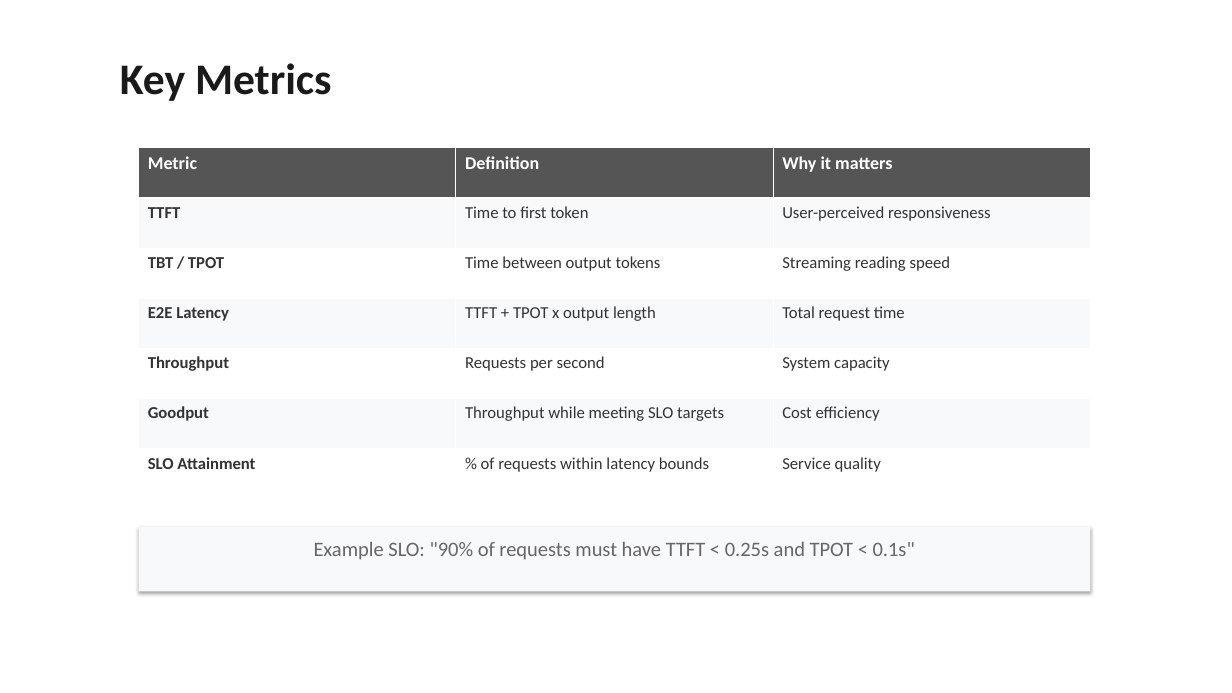
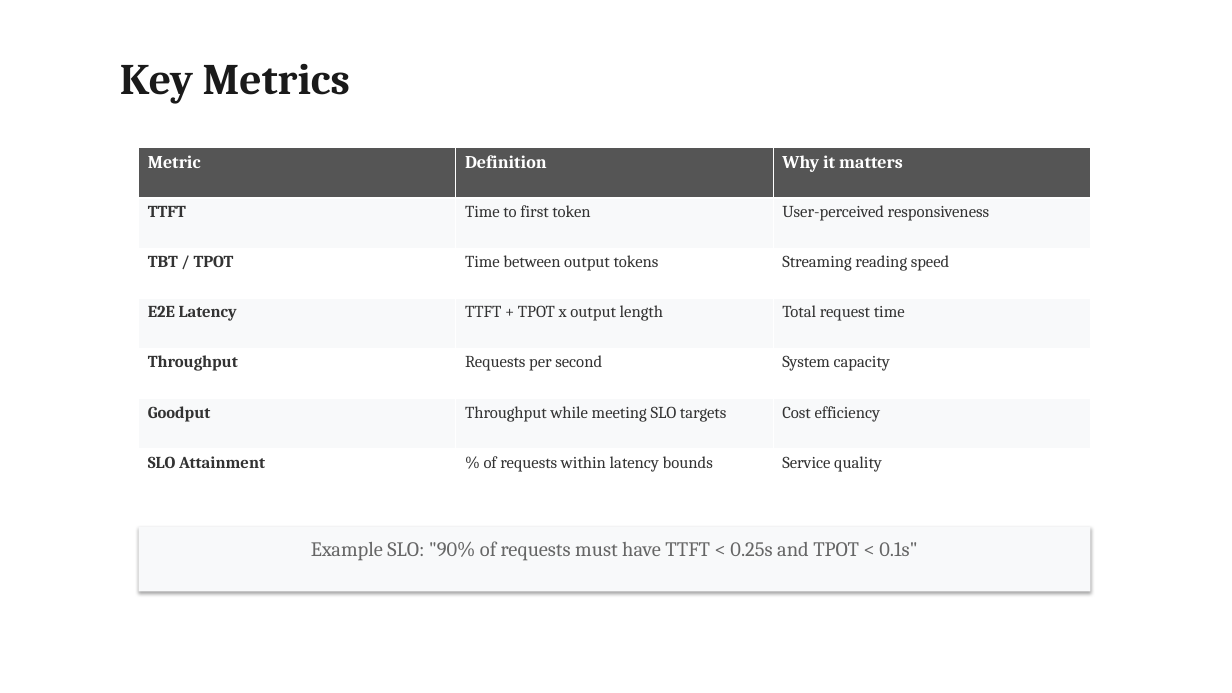
Before and after one commit to beratcelik1/llm-inference-phase-disaggregation, a slide deck: slide 5 of presentation/Phase_Disaggregation_LLM_Inference.pptx. Drawn at 1232x693 pixels with LibreOffice and Linux fonts; fonts in the diff are those of the drawing. Boxes give left, top, right and bottom in pixels: in the first picture for what was removed or moved away, otherwise in the second. Text is boxed around its words. In the diff, an @@ line names an element or a change of style, - is before the commit and + after.

Commit message:
feat: add paper figures to slides, upgrade font, generate PDFs
- Embed 8 key figures from both papers into PPTX (interference,
  traces, architectures, evaluation results, ablation)
- Switch font from Calibri to Palatino Linotype for research look
- Generate PDF versions of both scripts, combined script, and Q&A prep
- 32 slides total (24 content + 8 figure slides)

```diff
--- a/presentation/Phase_Disaggregation_LLM_Inference.pptx
+++ b/presentation/Phase_Disaggregation_LLM_Inference.pptx
@@ text "Key Metrics" at [120, 64, 350, 104]: font Calibri to Cambria @@
@@ table at [139, 148, 1090, 499] @@
@@ font Calibri to Cambria @@
@@ text "Example SLO: "90% of requests ..." at [311, 541, 917, 561]: font Calibri to Cambria @@
```
Also in this commit, not shown: 23 other slides changed, 8 slides added, 25 other files.
